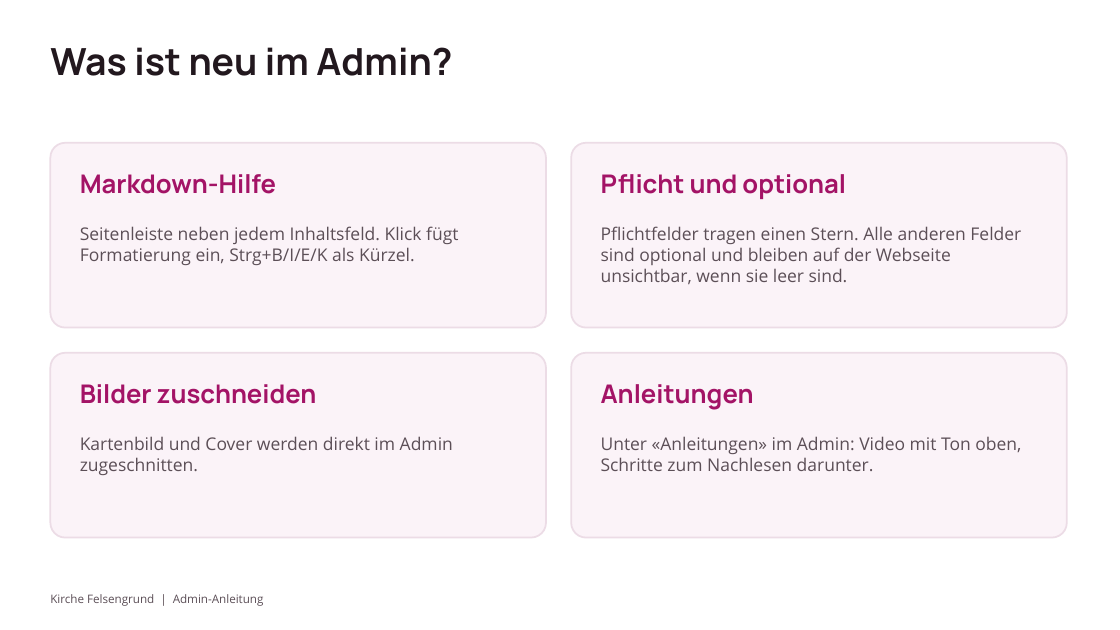
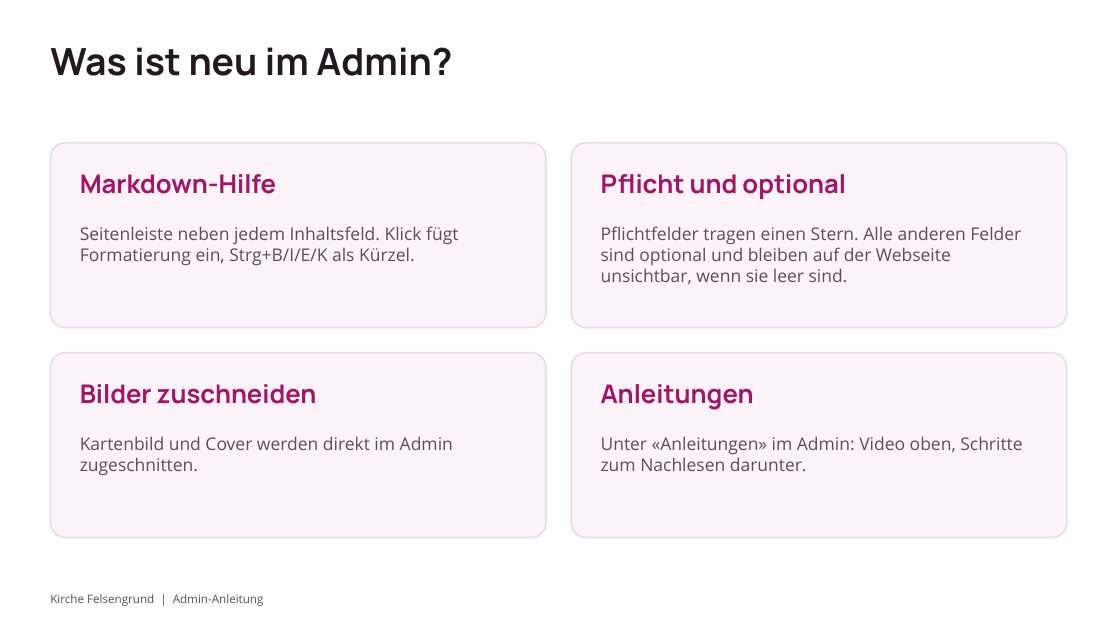
Before and after one commit to heldertheking/felsengrund, a slide deck: slide 2 of docs/presentations/admin-anleitung.pptx. Drawn at 1120x630 pixels with LibreOffice and Linux fonts; fonts in the diff are those of the drawing. Boxes give left, top, right and bottom in pixels: in the first picture for what was removed or moved away, otherwise in the second. Text is boxed around its words. In the diff, an @@ line names an element or a change of style, - is before the commit and + after.

```diff
--- a/docs/presentations/admin-anleitung.pptx
+++ b/docs/presentations/admin-anleitung.pptx
@@ text at [601, 436, 1022, 471]: text changed @@
-Unter «Anleitungen» im Admin: Video mit Ton oben, Schritte zum Nachlesen darunter.
+Unter «Anleitungen» im Admin: Video oben, Schritte zum Nachlesen darunter.
```
Also in this commit, not shown: 1 other slide changed, 12 other files.
